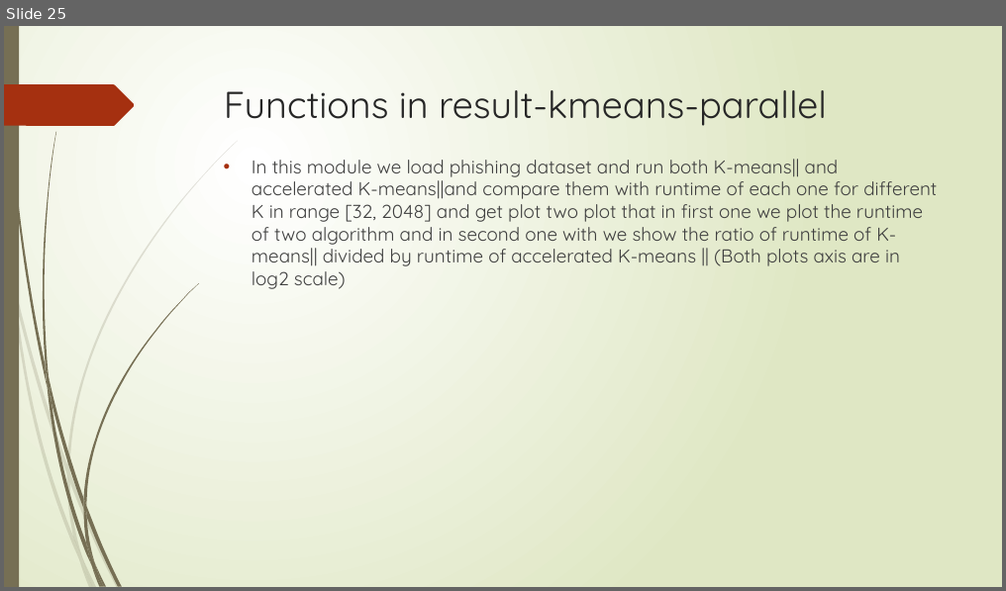
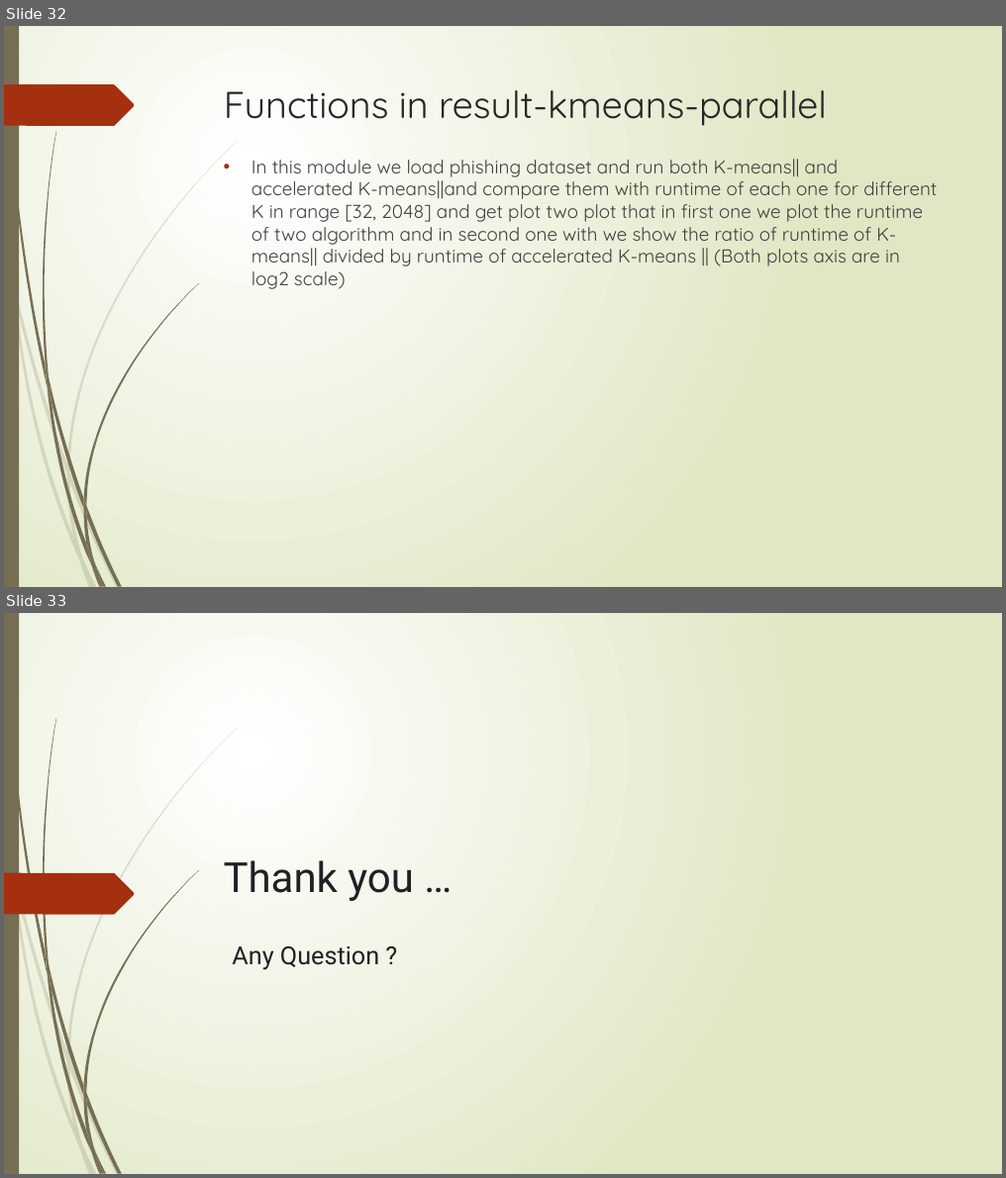
Before and after one commit to hsmmi/Exact-Acceleration-of-K-Means-and-K-Means-parallel, a slide deck: report/spr_final_paper.pptx. Shown one above the other, each under a label of ours: slide 25 before the commit, slides 32 and 33 after it. The pictures are 1006x591 and 1006x1178 pixels, drawn with LibreOffice and Linux fonts; fonts in the diff are those of the drawing. Boxes give left, top, right and bottom in pixels: in the first picture for what was removed or moved away, otherwise in the second. Text is boxed around its words. In the diff, an @@ line names an element or a change of style, - is before the commit and + after.

```diff
--- a/report/spr_final_paper.pptx
+++ b/report/spr_final_paper.pptx
@@ slide 33 added at (4, 613, 1002, 1174), background gradient #FFFFFF to #DFE8C4; not listed: 23 template elements that a slide beside it also shows @@
@@ freeform shape added at (4, 873, 135, 915), fill #A53010 @@
@@ title added at (224, 861, 414, 901), 40 pt, text #202124 @@
+Thank you …
@@ text added at (232, 947, 379, 970), 24 pt, text #202124 @@
+Any Question ?
@@ what was slide 25 is now slide 32 @@
```
Also in this commit, not shown: 7 slides changed, 7 other slides added.
